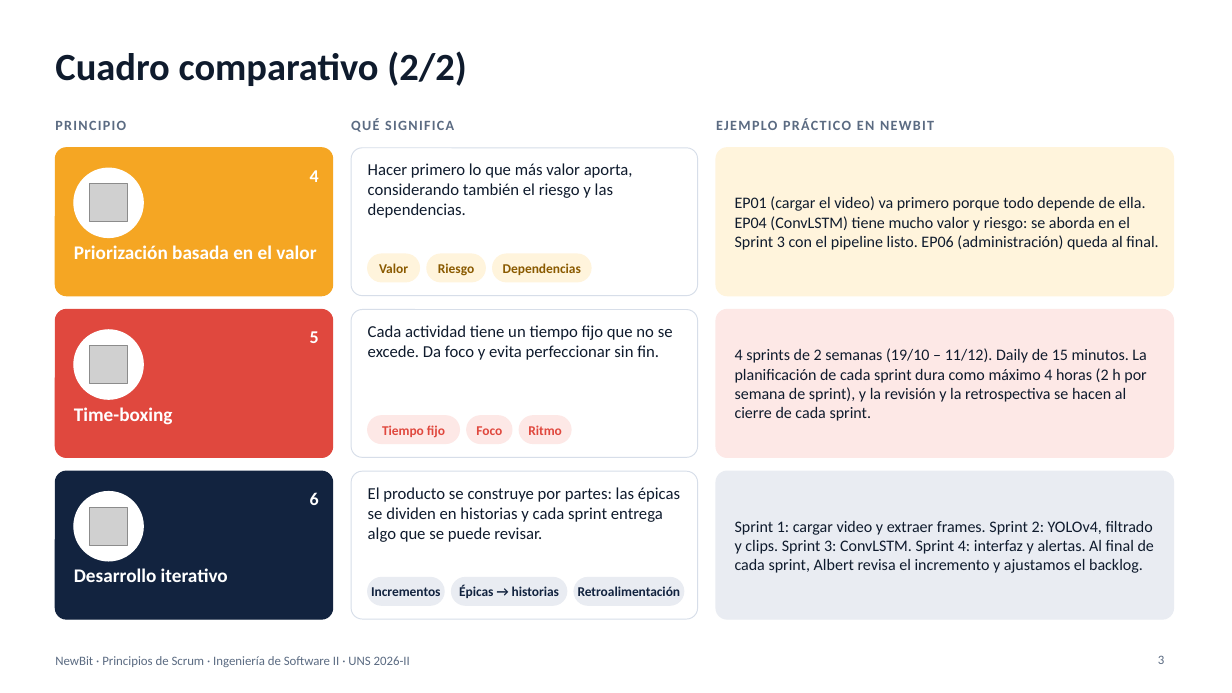
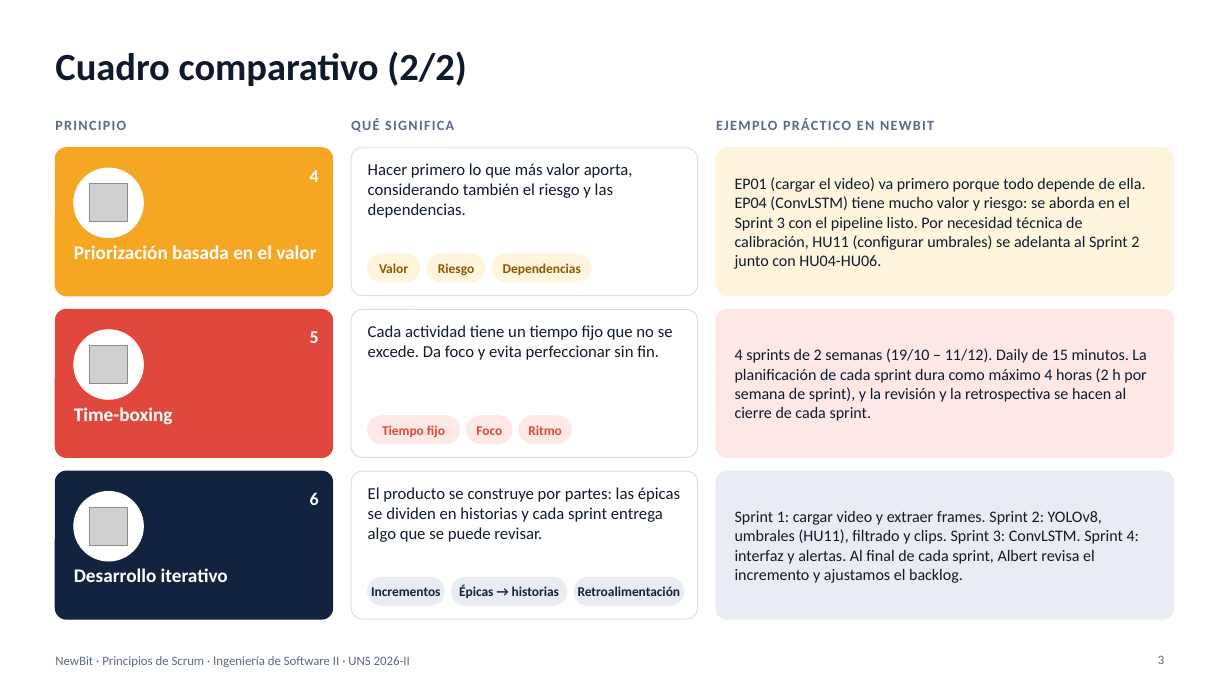
Before and after one commit to devmondoss/NewBit, a slide deck: slide 3 of curso/semana-02-scrum-y-acta/nuestras-entregas/Cuadro_Principios_Scrum_NewBit/Cuadro_Principios_Scrum_NewBit.pptx. Drawn at 1232x693 pixels with LibreOffice and Linux fonts; fonts in the diff are those of the drawing; grey boxes stand for pictures. Boxes give left, top, right and bottom in pixels: in the first picture for what was removed or moved away, otherwise in the second. Text is boxed around its words. In the diff, an @@ line names an element or a change of style, - is before the commit and + after.

Commit message:
Paso W-1: Normalizar binarios de Semana 2 (FGAP010 Word/PDF y Cuadro de Principios PPTX/PDF)

```diff
--- a/curso/semana-02-scrum-y-acta/nuestras-entregas/Cuadro_Principios_Scrum_NewBit/Cuadro_Principios_Scrum_NewBit.pptx
+++ b/curso/semana-02-scrum-y-acta/nuestras-entregas/Cuadro_Principios_Scrum_NewBit/Cuadro_Principios_Scrum_NewBit.pptx
@@ text at box(735, 177, 1146, 269): text changed @@
-EP01 (cargar el video) va primero porque todo depende de ella. EP04 (ConvLSTM) tiene mucho valor y riesgo: se aborda en el Sprint 3 con el pipeline listo. EP06 (administración) queda al final.
+EP01 (cargar el video) va primero porque todo depende de ella. EP04 (ConvLSTM) tiene mucho valor y riesgo: se aborda en el Sprint 3 con el pipeline listo. Por necesidad técnica de calibración, HU11 (configurar umbrales) se adelanta al Sprint 2 junto con HU04-HU06.
@@ text at box(735, 511, 1139, 583): text changed @@
-Sprint 1: cargar video y extraer frames. Sprint 2: YOLOv4, filtrado y clips. Sprint 3: ConvLSTM. Sprint 4: interfaz y alertas. Al final de cada sprint, Albert revisa el incremento y ajustamos el backlog.
+Sprint 1: cargar video y extraer frames. Sprint 2: YOLOv8, umbrales (HU11), filtrado y clips. Sprint 3: ConvLSTM. Sprint 4: interfaz y alertas. Al final de cada sprint, Albert revisa el incremento y ajustamos el backlog.
```
Also in this commit, not shown: 1 other slide changed, 3 other files.
